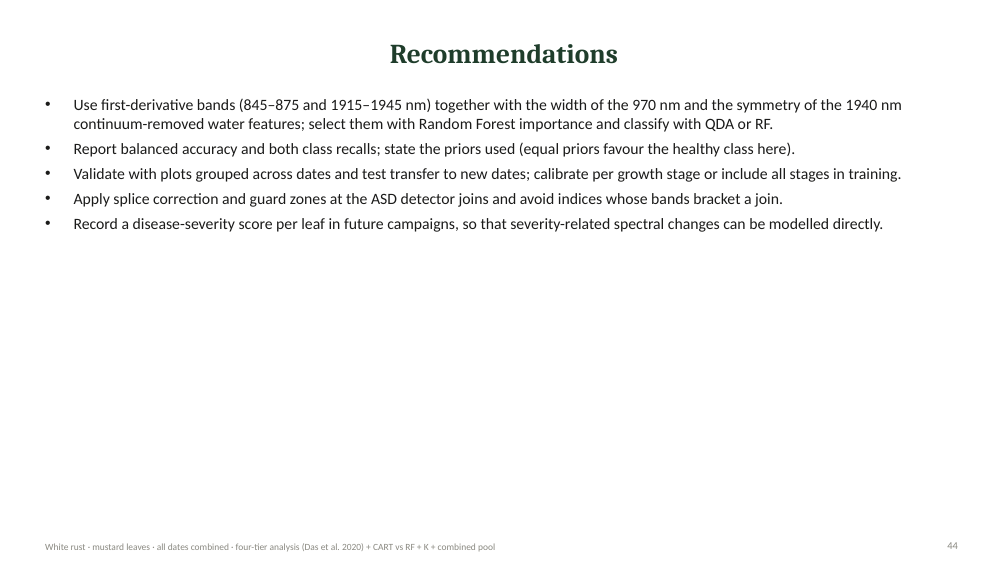
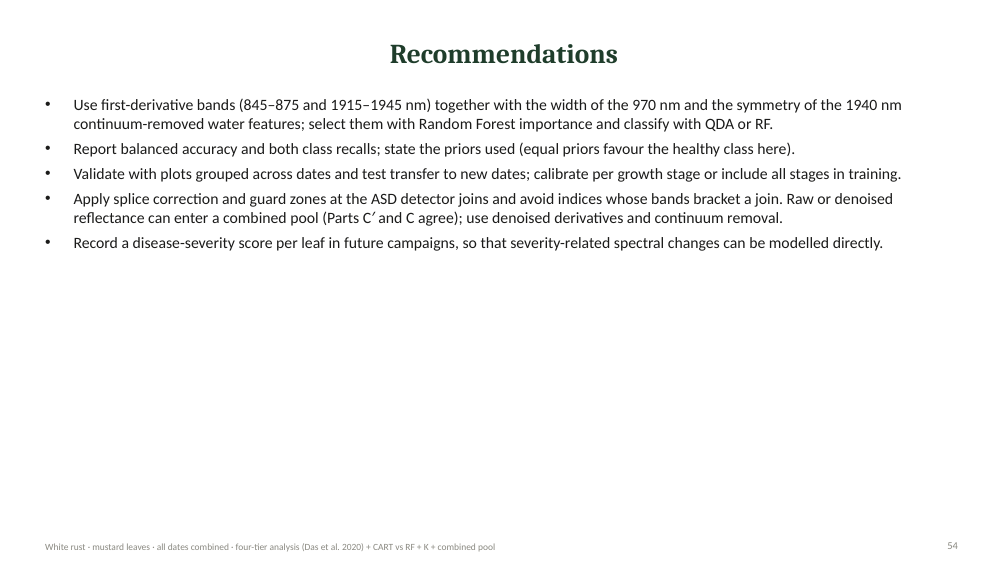
Before and after one commit to animesh809359-afk/sonu, a slide deck: slide 54 of deliverables/WhiteRust_AllDates/WhiteRust_Mustard_Leaf_AllDates_FourTier_CART_RF_K_Combined_Presentation.pptx (slide 44 before the commit). Drawn at 1008x567 pixels with LibreOffice and Linux fonts; fonts in the diff are those of the drawing. Boxes give left, top, right and bottom in pixels: in the first picture for what was removed or moved away, otherwise in the second. Text is boxed around its words. In the diff, an @@ line names an element or a change of style, - is before the commit and + after.

```diff
--- a/deliverables/WhiteRust_AllDates/WhiteRust_Mustard_Leaf_AllDates_FourTier_CART_RF_K_Combined_Presentation.pptx
+++ b/deliverables/WhiteRust_AllDates/WhiteRust_Mustard_Leaf_AllDates_FourTier_CART_RF_K_Combined_Presentation.pptx
@@ text at [74,193,894,226]: text changed @@
-• Apply splice correction and guard zones at the ASD detector joins and avoid indices whose bands bracket a join.
+• Apply splice correction and guard zones at the ASD detector joins and avoid indices whose bands bracket a join. Raw or denoised reflectance can enter a combined pool (Parts C′ and C agree); use denoised derivatives and continuum removal.
@@ page number at [947,542,958,549]: text changed @@
-44
+54
```
Also in this commit, not shown: 5 other slides changed, 10 slides added, 13 other files.
